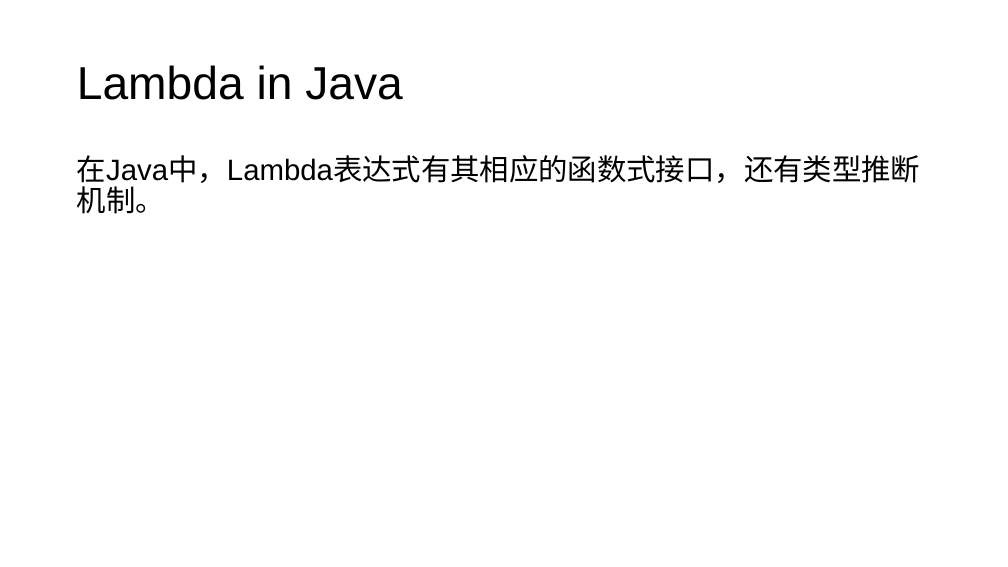
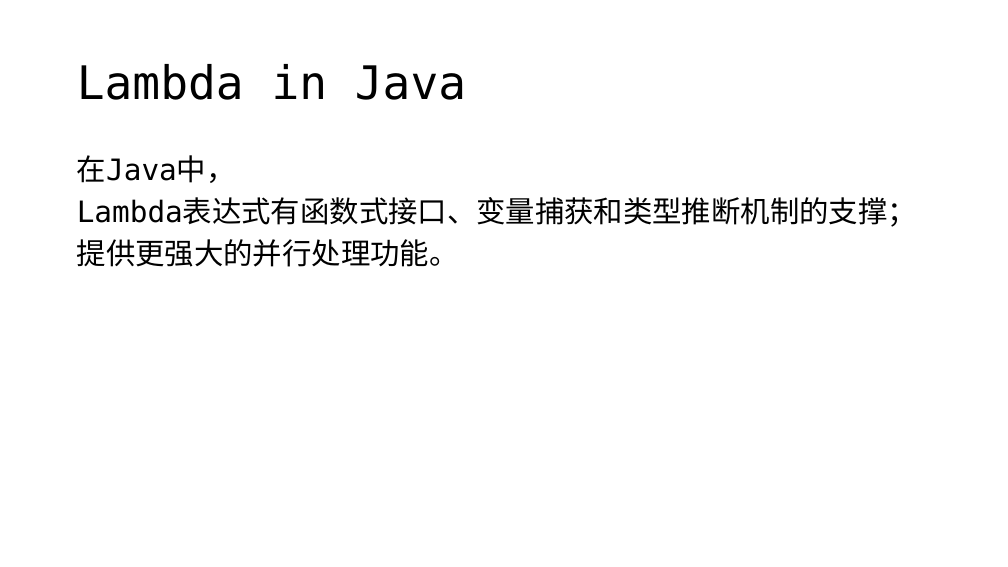
Before and after one commit to RuWang-0/lambda-in-Java-C-, a slide deck: slide 17 of lambda-ppt.pptx. Drawn at 1008x567 pixels with LibreOffice and Linux fonts; fonts in the diff are those of the drawing. Boxes give left, top, right and bottom in pixels: in the first picture for what was removed or moved away, otherwise in the second. Text is boxed around its words. In the diff, an @@ line names an element or a change of style, - is before the commit and + after.

Commit message:
Java倒数第二次修改
Fix java-node, java & ppt.

```diff
--- a/lambda-ppt.pptx
+++ b/lambda-ppt.pptx
@@ title "Lambda in Java" at [77, 64, 466, 100]: font Arial to DejaVu Sans Mono @@
@@ text at [77, 155, 917, 267]: text changed; font Arial to DejaVu Sans Mono @@
-在Java中，Lambda表达式有其相应的函数式接口，还有类型推断机制。
+在Java中，
+Lambda表达式有函数式接口、变量捕获和类型推断机制的支撑；
+提供更强大的并行处理功能。
```
Also in this commit, not shown: 16 other slides changed, 2 other files.
